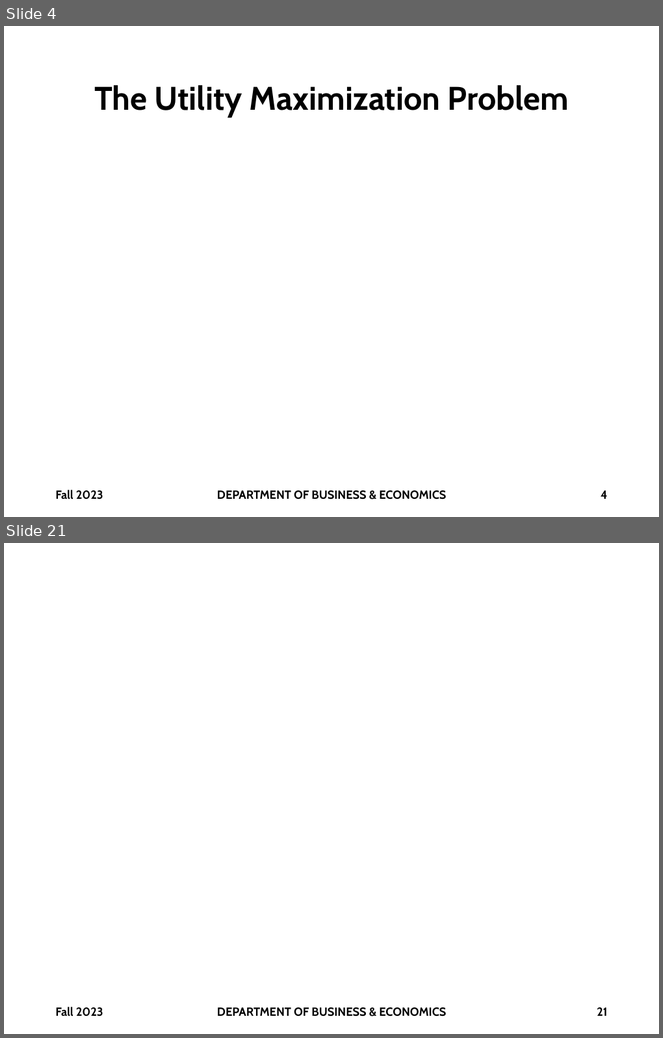
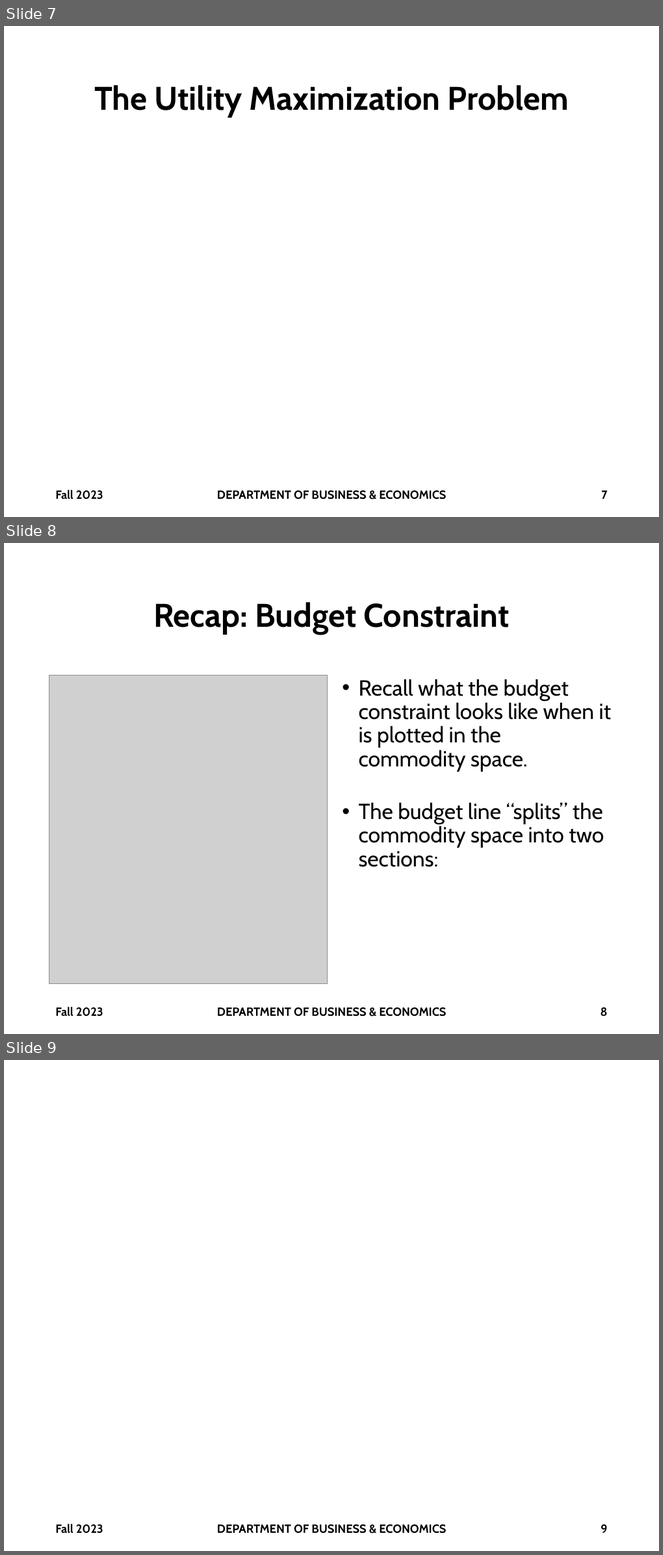
Before and after one commit to brianhwpark/brianhwpark.github.io, a slide deck: files/teaching-resources/monmouthcollege-econ-300/ECON300-LEC08.pptx. Shown one above the other, each under a label of ours: slides 4 and 21 before the commit, slides 7, 8 and 9 after it; the slides between them are not shown. The pictures are 663x1038 and 663x1555 pixels, drawn with LibreOffice and Linux fonts; fonts in the diff are those of the drawing; grey boxes stand for pictures; background and template pictures are left out. Boxes give left, top, right and bottom in pixels: in the first picture for what was removed or moved away, otherwise in the second. Text is boxed around its words. In the diff, an @@ line names an element or a change of style, - is before the commit and + after.

```diff
--- a/files/teaching-resources/monmouthcollege-econ-300/ECON300-LEC08.pptx
+++ b/files/teaching-resources/monmouthcollege-econ-300/ECON300-LEC08.pptx
@@ slide 8 added at [4,543,659,1034], background #FFFFFF @@
@@ title added at [154,602,510,634], 36 pt, text #000000, bold @@
+Recap: Budget Constraint
@@ picture added at [50,675,328,984] @@
@@ text added at [359,679,611,867], 24 pt, text #000000 @@
+• Recall what the budget constraint looks like when it is plotted in the commodity space.
+• The budget line “splits” the commodity space into two sections:
@@ text added at [55,1007,103,1017], 13 pt, text #000000, bold @@
+Fall 2023
@@ text added at [217,1008,446,1017], 13 pt, text #000000, bold @@
+DEPARTMENT OF BUSINESS & ECONOMICS
@@ page number added at [601,1008,608,1017], 13 pt, text #000000, bold @@
+8
@@ what was slide 4 is now slide 7 @@
@@ page number at [601,491,607,499]: text changed @@
-4
+7
@@ what was slide 21 is now slide 9 @@
@@ page number at [601,1525,607,1533]: text changed @@
-21
+9
```
Also in this commit, not shown: 5 slides changed, 8 other slides added, 7 other files.
